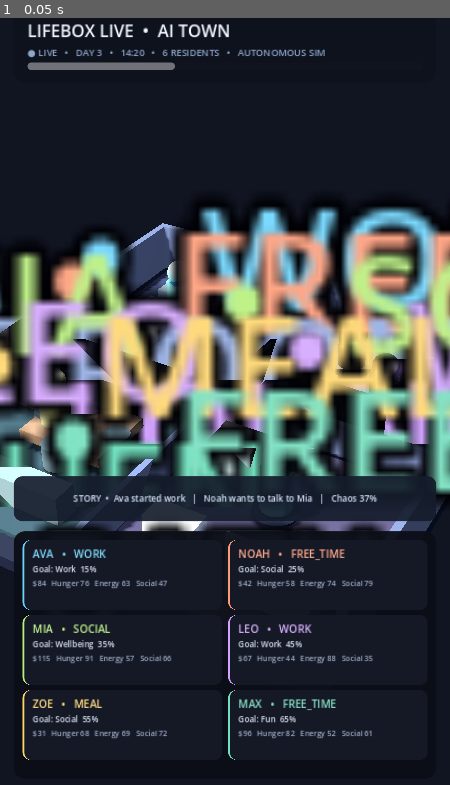
Above: before the commit, frame 1.
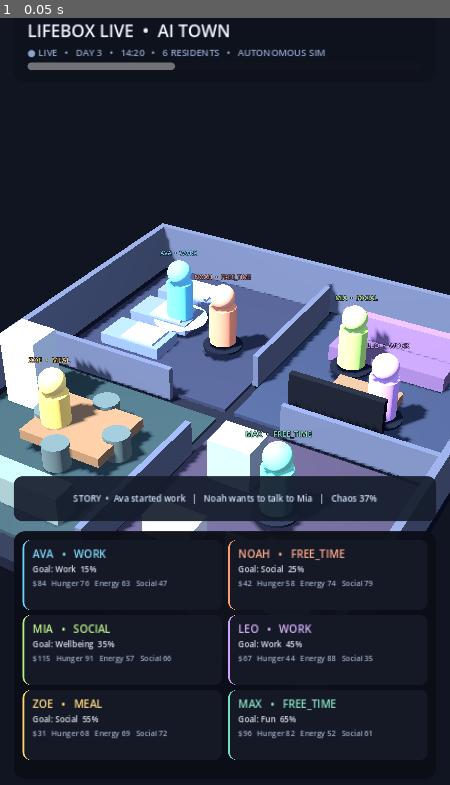
Above: after the commit, the same moment.

Repository: motomotoo2001-maker/lifebox-live
Game: Godot game, scene res://scenes/debug/visual_showcase.tscn
The game is run twice, just before and just after one commit, with the same random seed, the same clock (stepped at 60 frames per second) and the same inputs. The project has no main scene, so this scene is started directly.
Inputs:
- Up to frame 1 (0.05 s): no input

The runs differ from the first frame. In frame 1, 32% of the frame differs, in the area x 0-100%, y 24-68%.

Commit message:
fix: scale showcase world labels correctly

Diff:
--- a/scripts/presentation/debug/visual_showcase.gd
+++ b/scripts/presentation/debug/visual_showcase.gd
@@ -325,12 +325,13 @@
 			resident.display_name.to_upper(),
 			str(resident.schedule.active_block_id).to_upper(),
 		]
-		name_label.font_size = 28
-		name_label.outline_size = 10
+		name_label.font_size = 30
+		name_label.pixel_size = 0.006
+		name_label.outline_size = 8
 		name_label.modulate = RESIDENT_COLORS[index].lightened(0.12)
 		name_label.outline_modulate = Color(0.02, 0.025, 0.04, 0.95)
 		name_label.billboard = BaseMaterial3D.BILLBOARD_ENABLED
-		name_label.fixed_size = true
+		name_label.fixed_size = false
 		name_label.no_depth_test = true
 		root.add_child(name_label)
 
@@ -489,12 +490,13 @@
 	var label := Label3D.new()
 	label.position = position
 	label.text = text_value
-	label.font_size = 26
-	label.outline_size = 8
+	label.font_size = 24
+	label.pixel_size = 0.007
+	label.outline_size = 6
 	label.modulate = color
 	label.outline_modulate = Color(0.02, 0.025, 0.04, 0.9)
 	label.billboard = BaseMaterial3D.BILLBOARD_ENABLED
-	label.fixed_size = true
+	label.fixed_size = false
 	label.no_depth_test = false
 	add_child(label)
 
